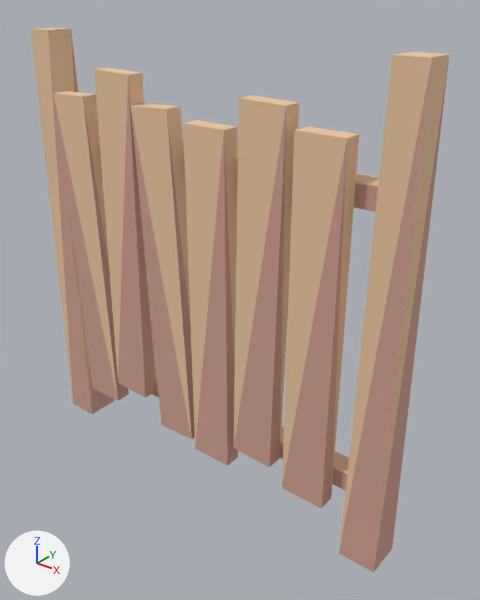
A saved change to the glTF model example_game/world/props/fence-fortified.prop/model.glb.
One viewpoint serves both versions: a 50 mm camera at (1.148, -1.263, 1.407) aimed at (0.094, 0.053, 0.591). The axes (+X, +Y, +Z) are drawn at lower left. The lights are the same throughout. The first picture is the older version. Vertices at exactly the same position are counted once.

In view in the first picture: 'model'.
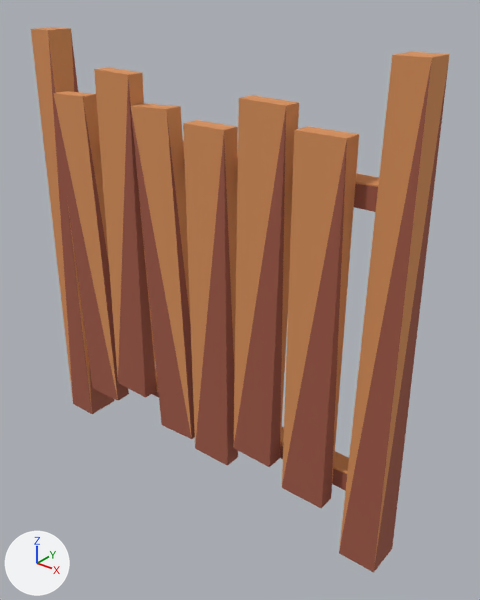
Boxes (x1, y1, x2, y2) around the edits, measured in the pictures (480 x 600 px):
```json
{"part": 1, "of": "me_model", "change": "recoloured", "before": [48, 33, 450, 573], "after": [48, 33, 450, 573], "on screen": "beige to brown"}
{"part": 2, "of": "me_model", "change": "recoloured", "before": [31, 27, 449, 567], "after": [31, 27, 449, 567], "on screen": "beige to orange"}
```

Edits to the scene script, one JSON object a line:
```json
{"block": "me_model", "where": "me_model.from_pydata(...)  # 80 vertices, 120 faces; spans x -0.625..0.625, y -0.066..0.066, z -0.02..1.274"}
{"block": "me_model", "where": "# used by ob_model"}
{"block": "me_model", "change": "me_model part 1: 60 faces centred in x -0.621..0.621, y -0.066..0.062, z -0.02..0.974 are repainted in the vertex colours; the middle colour goes from beige #d0a090 to brown #a05a47"}
{"block": "me_model", "change": "me_model part 2: 60 faces centred in x -0.616..0.616, y -0.066..0.057, z 0.219..1.274 are repainted in the vertex colours; the middle colour goes from beige #edc7a0 to orange #d9915a"}
```
